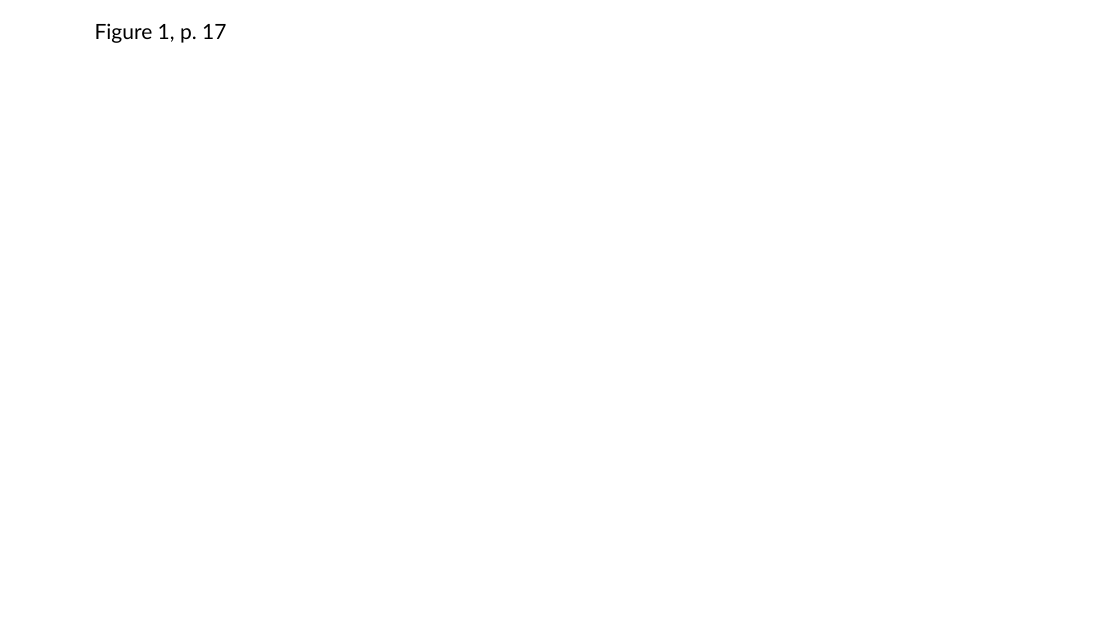
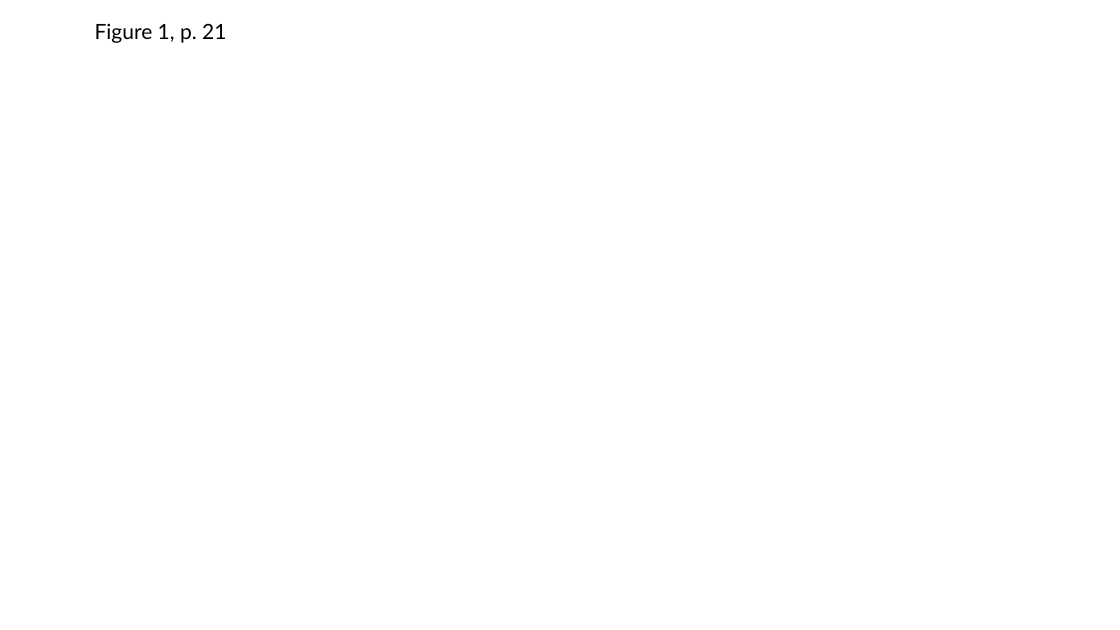
Before and after one commit to lajanda/lajanda.github.io, a slide deck: slide 16 of conference presentations/Defense_Bleive.pptx. Drawn at 1120x630 pixels with LibreOffice and Linux fonts; fonts in the diff are those of the drawing; background and template pictures are left out. Boxes give left, top, right and bottom in pixels: in the first picture for what was removed or moved away, otherwise in the second. Text is boxed around its words. In the diff, an @@ line names an element or a change of style, - is before the commit and + after.

```diff
--- a/conference presentations/Defense_Bleive.pptx
+++ b/conference presentations/Defense_Bleive.pptx
@@ text at (95,23,226,43): text changed @@
-Figure 1, p. 17
+Figure 1, p. 21
```
Also in this commit, not shown: 9 other slides changed, 1 other file.
